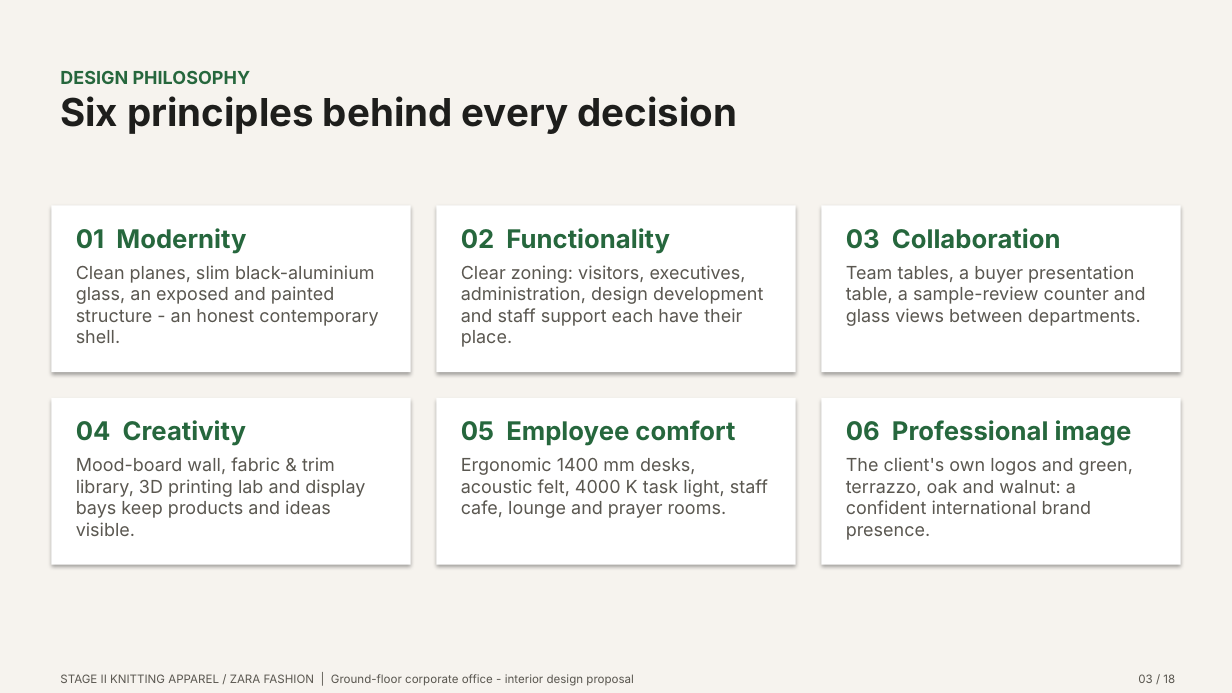
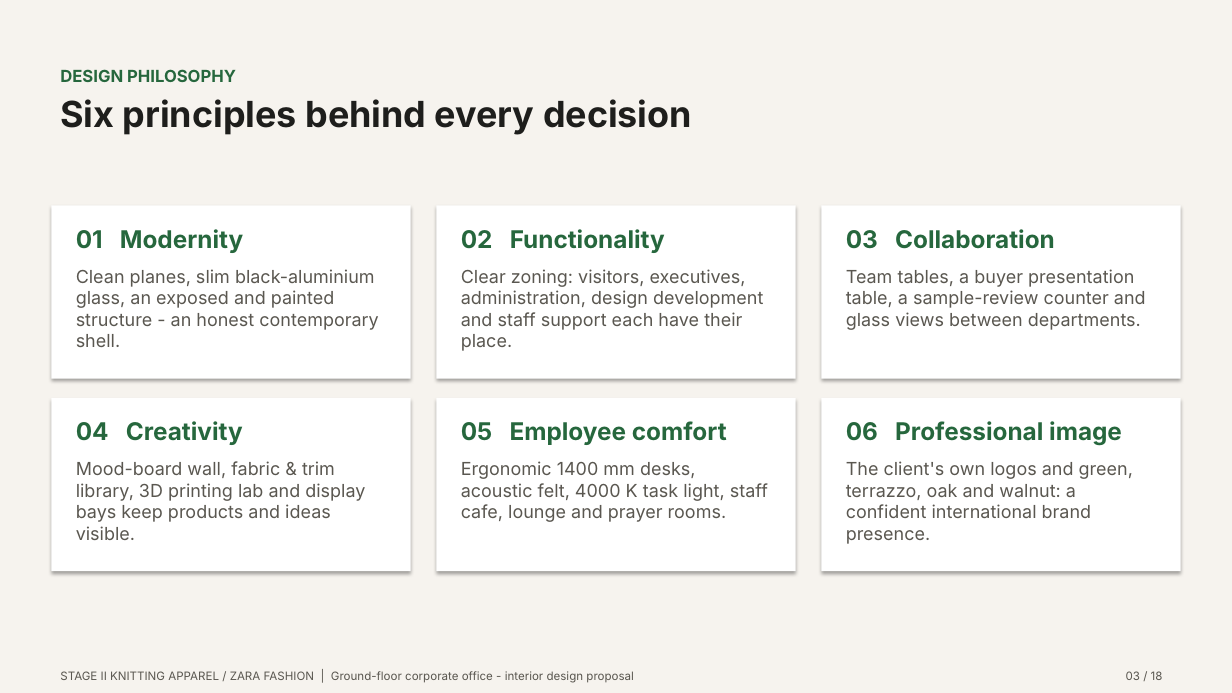
Before and after one commit to i-m-r-a-n/Practice01, a slide deck: slide 3 of GARMENT_OFFICE_FINAL_PRESENTATION/03_PRESENTATION/Garment_Office_Design_Pitch.pptx. Drawn at 1232x693 pixels with LibreOffice and Linux fonts; fonts in the diff are those of the drawing. Boxes give left, top, right and bottom in pixels: in the first picture for what was removed or moved away, otherwise in the second. Text is boxed around its words. In the diff, an @@ line names an element or a change of style, - is before the commit and + after.

```diff
--- a/GARMENT_OFFICE_FINAL_PRESENTATION/03_PRESENTATION/Garment_Office_Design_Pitch.pptx
+++ b/GARMENT_OFFICE_FINAL_PRESENTATION/03_PRESENTATION/Garment_Office_Design_Pitch.pptx
@@ text "DESIGN PHILOSOPHY" at box(60, 69, 236, 82): size 14 to 13 pt @@
@@ text "Six principles behind every decision" at box(60, 99, 692, 135): size 30 to 28 pt @@
@@ rectangle: place and size @@
-rectangle at box(52, 205, 411, 372)
+rectangle at box(52, 205, 411, 379)
@@ rectangle: place and size @@
-rectangle at box(436, 205, 796, 372)
+rectangle at box(436, 205, 796, 379)
@@ rectangle: place and size @@
-rectangle at box(822, 205, 1181, 372)
+rectangle at box(822, 205, 1181, 379)
@@ rectangle: place and size @@
-rectangle at box(52, 398, 411, 566)
+rectangle at box(52, 398, 411, 572)
@@ rectangle: place and size @@
-rectangle at box(436, 398, 796, 566)
+rectangle at box(436, 398, 796, 572)
@@ rectangle: place and size @@
-rectangle at box(822, 398, 1181, 566)
+rectangle at box(822, 398, 1181, 572)
@@ size 20 to 19 pt in 6 elements at box(461, 421, 727, 445), box(76, 229, 243, 253), box(461, 229, 665, 253), box(846, 229, 1055, 249), box(76, 421, 243, 445), box(846, 421, 1122, 446) @@
@@ 6 texts: place and size @@
-6 texts at box(76, 265, 1146, 540)
+6 texts at box(76, 269, 1146, 544)
@@ text "03 / 18": place and size @@
-text "03 / 18" at box(1138, 674, 1175, 683)
+text "03 / 18" at box(1126, 671, 1163, 680)
```
Also in this commit, not shown: 17 other slides changed, 40 other files.
